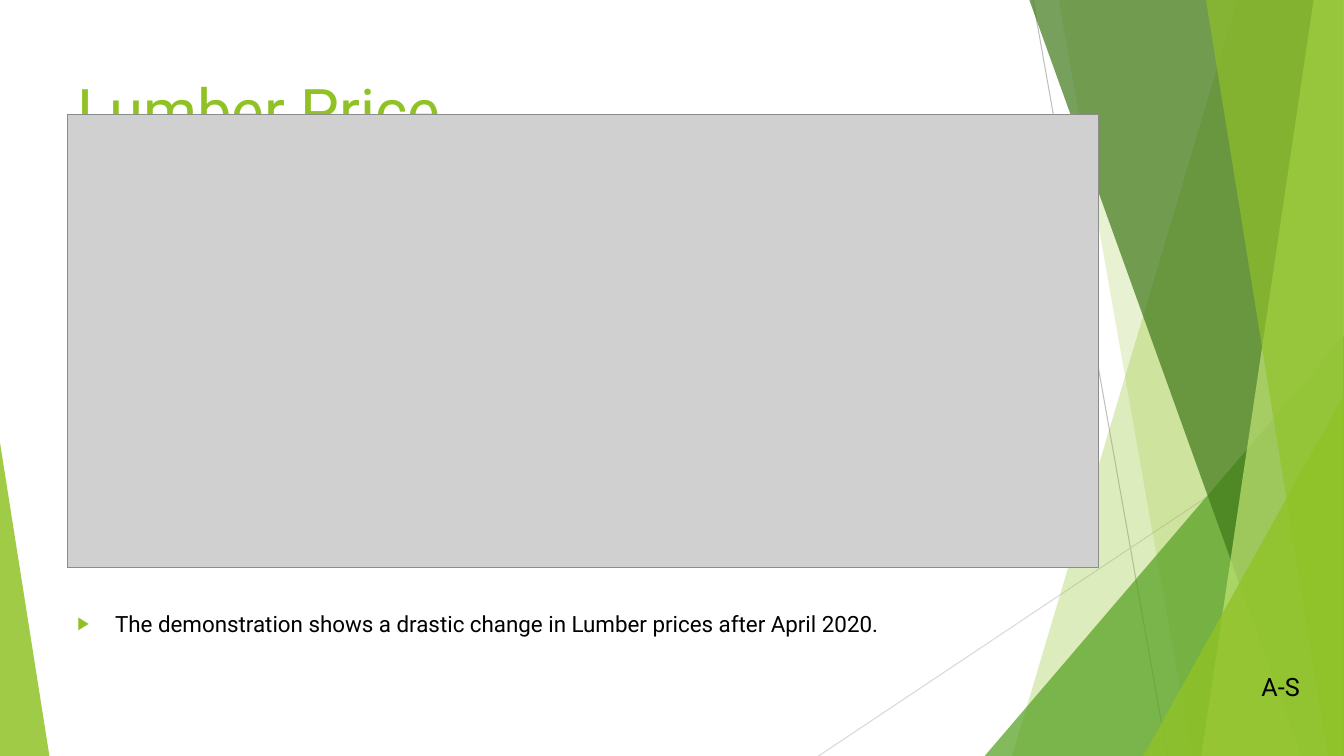
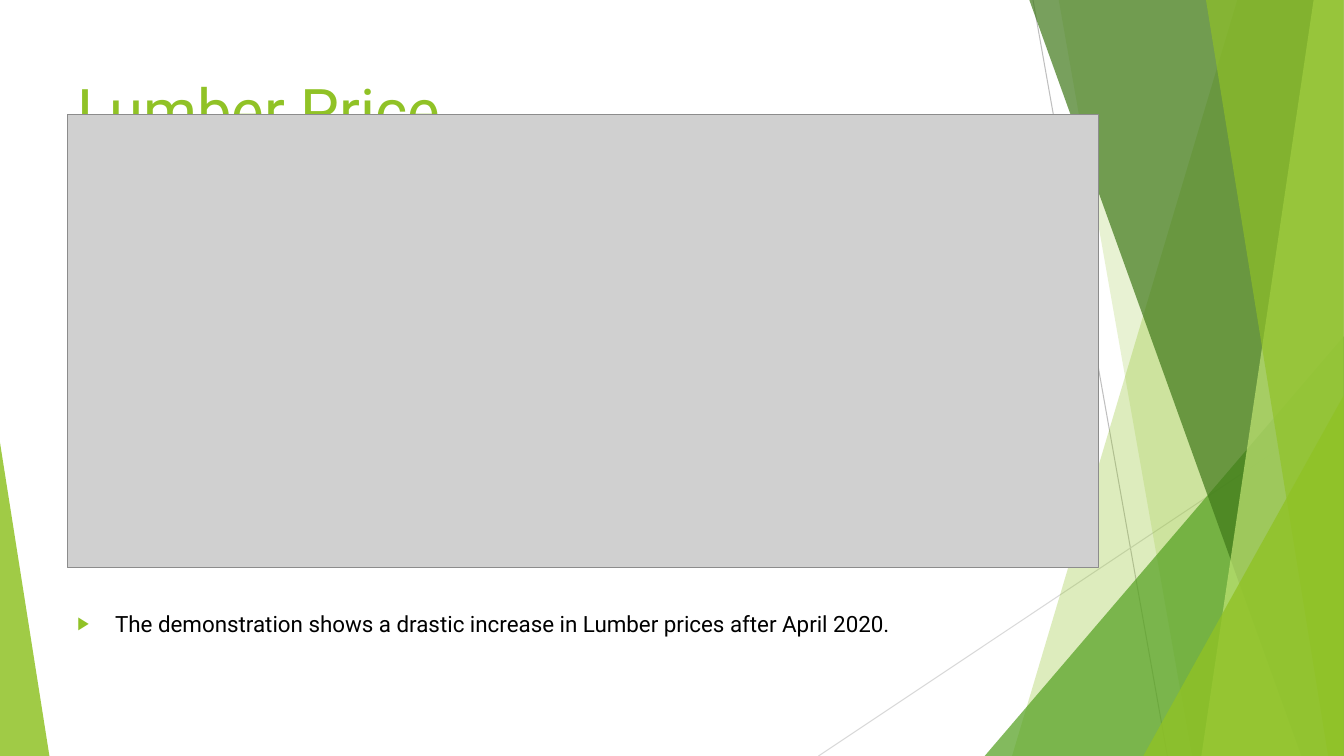
Before and after one commit to Fescamil1/Project_1_Housing_Market_Analysis, a slide deck: slide 14 of Texas Housing Market Analysis PowerPoint.pptx (slide 12 before the commit). Drawn at 1344x756 pixels with LibreOffice and Linux fonts; fonts in the diff are those of the drawing; grey boxes stand for pictures. Boxes give left, top, right and bottom in pixels: in the first picture for what was removed or moved away, otherwise in the second. Text is boxed around its words. In the diff, an @@ line names an element or a change of style, - is before the commit and + after.

```diff
--- a/Texas Housing Market Analysis PowerPoint.pptx
+++ b/Texas Housing Market Analysis PowerPoint.pptx
@@ text at (115, 615, 889, 637): text changed @@
-▶ The demonstration shows a drastic change in Lumber prices after April 2020.
+▶ The demonstration shows a drastic increase in Lumber prices after April 2020.
@@ text removed at (1261, 678, 1299, 697) @@
-A-S
```
Also in this commit, not shown: 5 other slides changed, 1 slide added, 1 other file.
